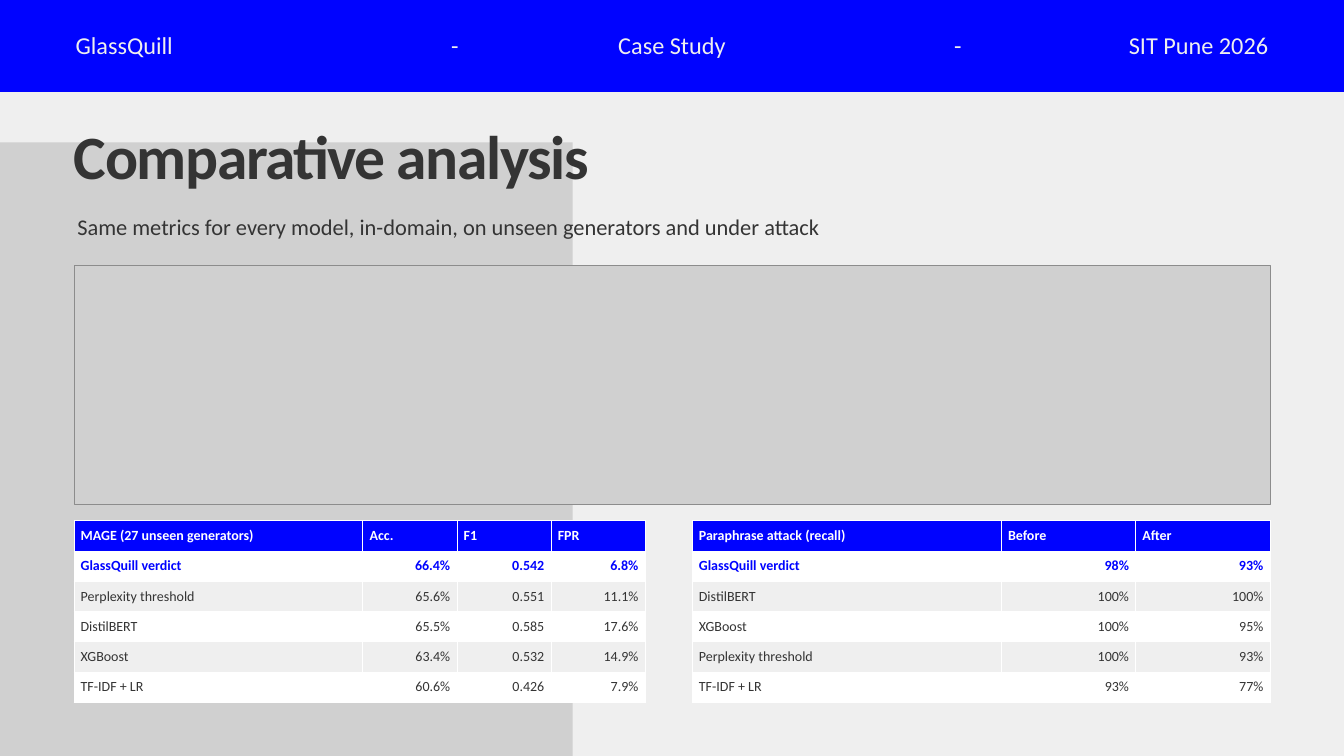
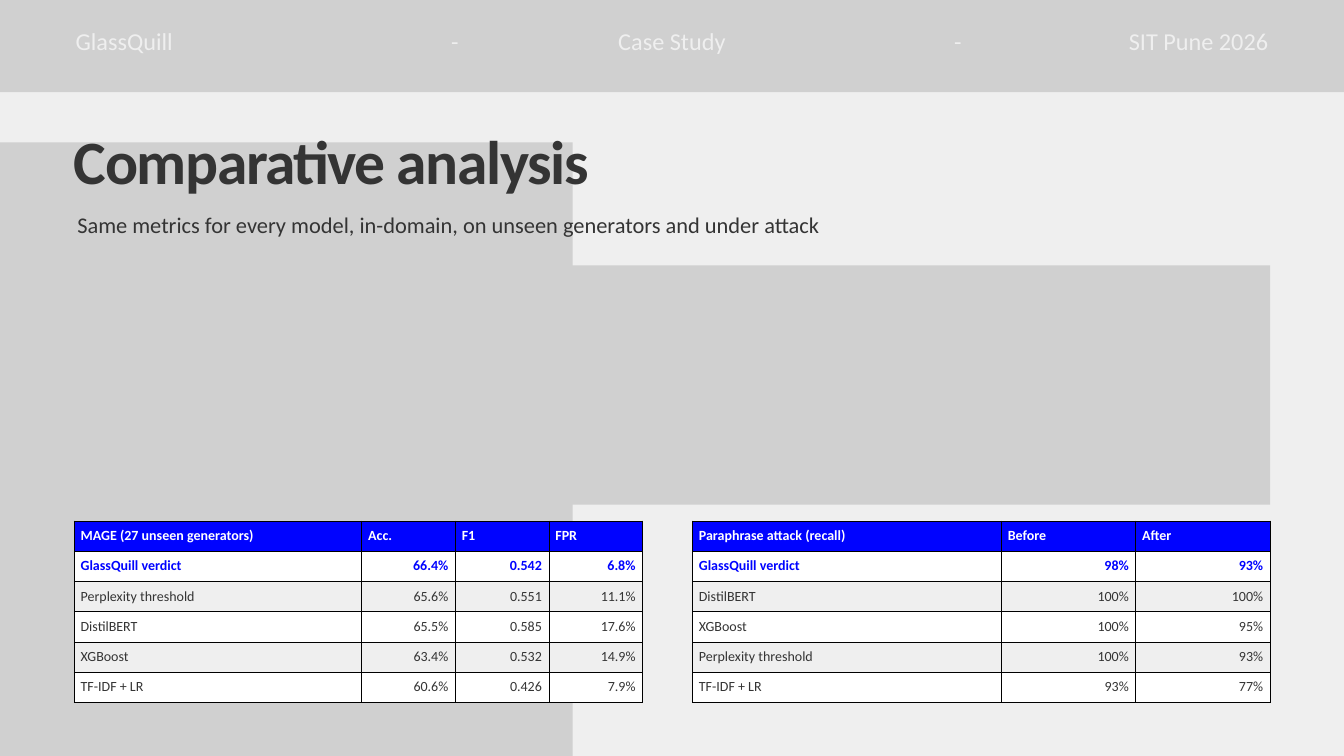
Before and after one commit to ThatOneRahul/glassquill, a slide deck: slide 14 of submissions/GlassQuill_Presentation.pptx. Drawn at 1344x756 pixels with LibreOffice and Linux fonts; fonts in the diff are those of the drawing; grey boxes stand for pictures. Boxes give left, top, right and bottom in pixels: in the first picture for what was removed or moved away, otherwise in the second. Text is boxed around its words. In the diff, an @@ line names an element or a change of style, - is before the commit and + after.

```diff
--- a/submissions/GlassQuill_Presentation.pptx
+++ b/submissions/GlassQuill_Presentation.pptx
@@ freeform shape removed at [0,0,1344,92] @@
@@ picture added at [0,0,1344,92] @@
@@ text "-" rewrapped from [403,26,507,58] to [403,21,507,58] @@
@@ text "-" rewrapped from [907,26,1010,58] to [907,21,1010,58] @@
@@ text removed at [76,37,173,58] @@
-GlassQuill
@@ text removed at [618,37,726,58] @@
-Case Study
@@ text removed at [1129,37,1268,54] @@
-SIT Pune 2026
@@ text "Comparative analysis": place and size @@
-text "Comparative analysis" at [74,136,589,189]
+text "Comparative analysis" at [74,141,589,194]
@@ picture at [74,265,1270,505]: outline redrawn @@
@@ table at [74,521,642,700] @@
@@ line spacing 1 to 18pt @@
@@ borders changed @@
@@ table at [692,521,1270,700] @@
@@ line spacing 1 to 18pt @@
@@ borders changed @@
```
Also in this commit, not shown: 17 other slides changed, 3 other files.
